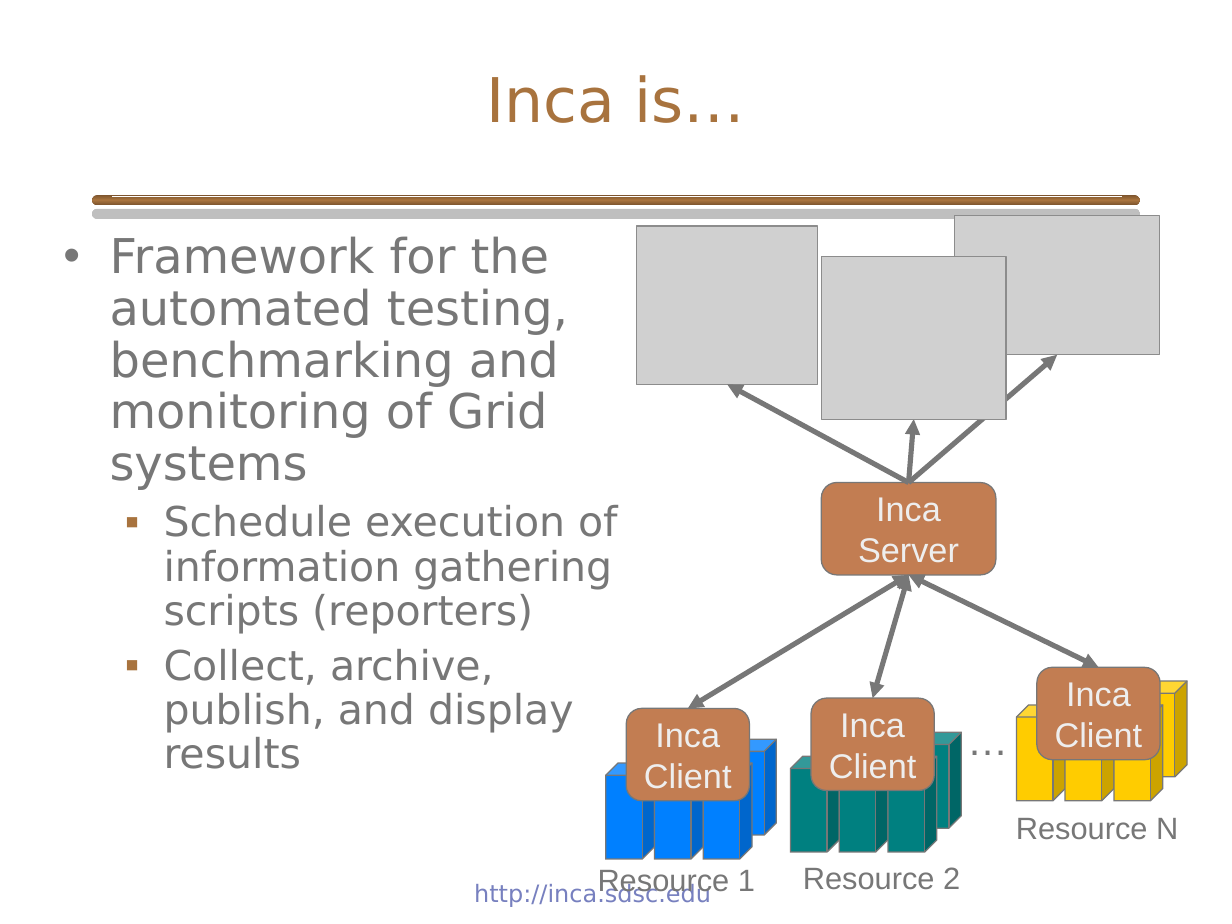
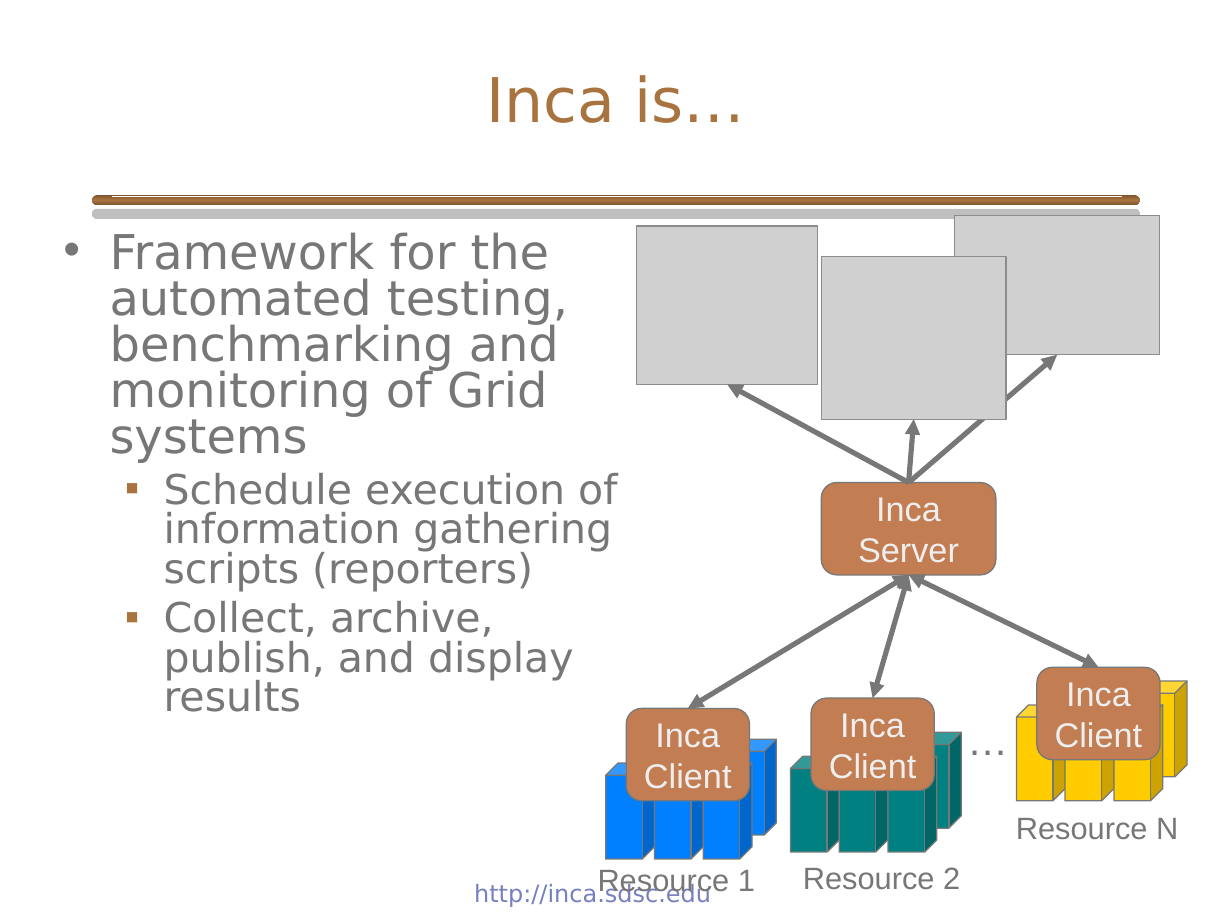
Before and after one commit to IncaProject/inca-xsede, a slide deck: slide 7 of talks/inca_sc05.ppt. Drawn at 1232x924 pixels with LibreOffice and Linux fonts; fonts in the diff are those of the drawing; grey boxes stand for pictures; background and template pictures are left out. Boxes give left, top, right and bottom in pixels: in the first picture for what was removed or moved away, otherwise in the second. Text is boxed around its words. In the diff, an @@ line names an element or a change of style, - is before the commit and + after.

```diff
--- a/talks/inca_sc05.ppt
+++ b/talks/inca_sc05.ppt
@@ text "Framework for the automated testing, ..." at <box>110,232,618,712</box>: line spacing 0.9 to 0.8 @@
```
Also in this commit, not shown: 11 other slides changed, 2 slides added.
